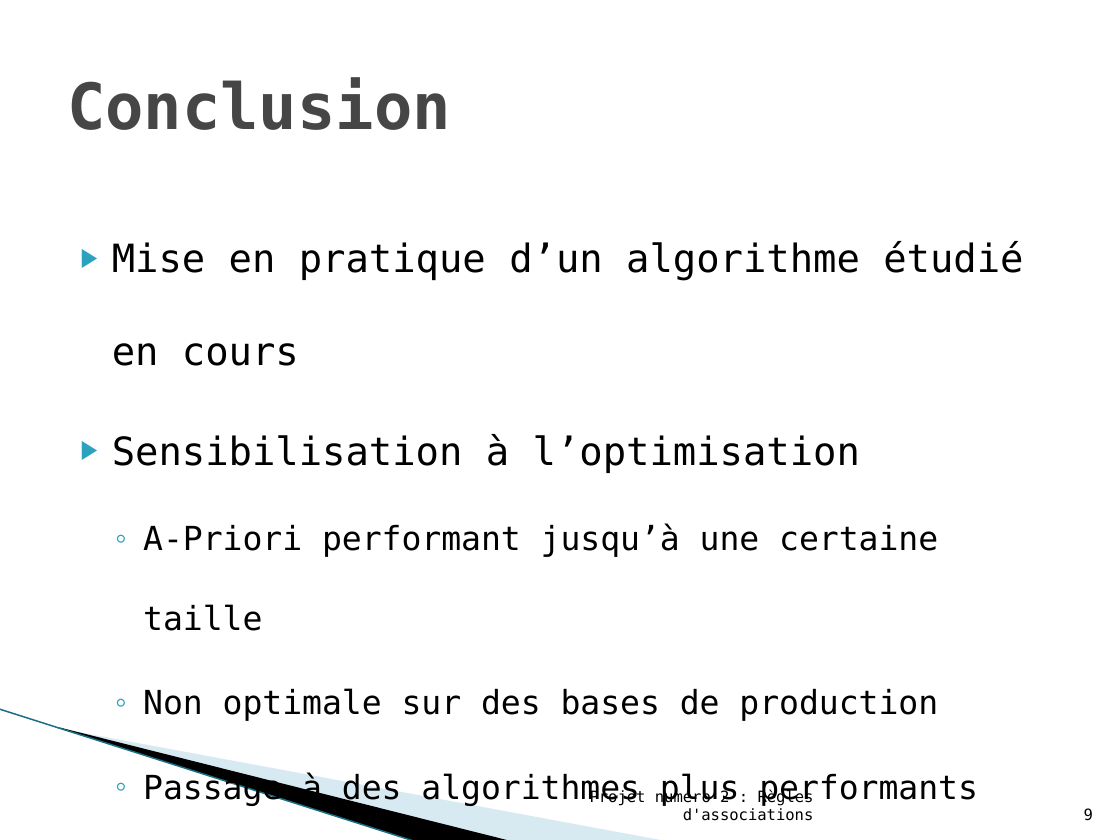
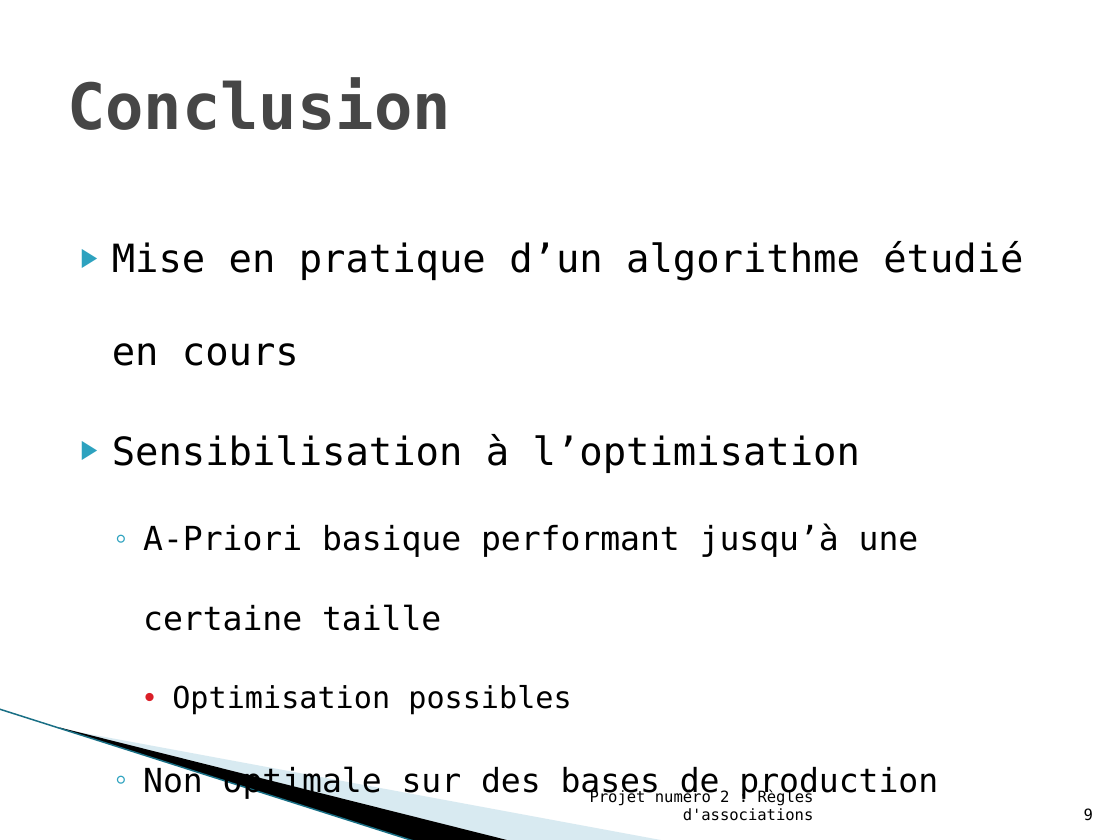
Before and after one commit to arnaudbreton/projet-sgbd, a slide deck: slide 9 of Projet OLAP/ressources/Base de données multi-dimensionnelles et OLAP - Projet Numéro 2 - Présentation.pptx. Drawn at 1120x840 pixels with LibreOffice and Linux fonts; fonts in the diff are those of the drawing; background and template pictures are left out. Boxes give left, top, right and bottom in pixels: in the first picture for what was removed or moved away, otherwise in the second. Text is boxed around its words. In the diff, an @@ line names an element or a change of style, - is before the commit and + after.

```diff
--- a/Projet OLAP/ressources/Base de données multi-dimensionnelles et OLAP - Projet Numéro 2 - Présentation.pptx
+++ b/Projet OLAP/ressources/Base de données multi-dimensionnelles et OLAP - Projet Numéro 2 - Présentation.pptx
@@ text "Mise en pratique d’un algorithme ..." at (x1=112, y1=241, x2=1023, y2=800): size 21.3 to 19.4 pt in "Passage à des algorithmes plus performants"; bullet ◦ to •; list level 2 to 3 in "Passage à des algorithmes plus ..."; bullet colour #2DA2BF to #DA1F28 @@
@@ text at (x1=143, y1=523, x2=919, y2=715): text changed @@
-  ◦ A-Priori performant jusqu’à une certaine taille
+  ◦ A-Priori basique performant jusqu’à une certaine taille
+    • Optimisation possibles
```
Also in this commit, not shown: 4 other slides changed, 1 other file.
